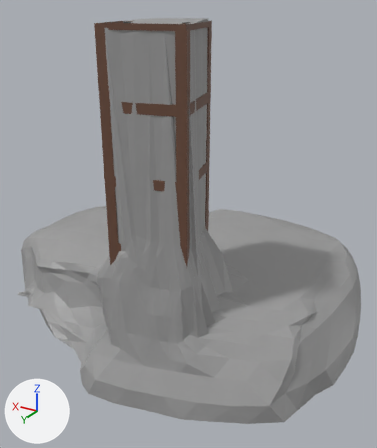
Renders of the Blender file Assets/CatacombsModels.blend from each side of a commit.
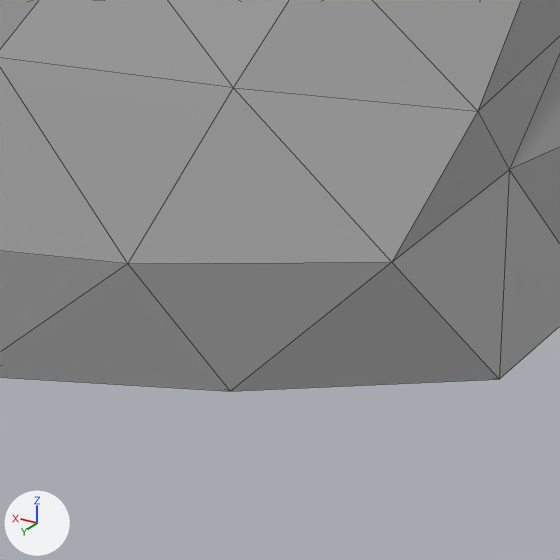
Each version is shown whole from a camera (50 mm lens) standing at (-12.42, 18.36, 14.9) and looking at (-0.42, -1.63, 4.9), then close up on the part from 57% to 78% of the width and 83% to 100% of the height. The axes (+X, +Y, +Z) are drawn at lower left. The lights are the same throughout. The close-ups show mesh edges as thin lines.

The scene before the commit, as lines of its bpy script (objects in view):
```python
me_cube_007 = bpy.data.meshes.new('Cube.007')
me_cube_007.from_pydata(...)  # 18 vertices, 11 faces; spans x -2.08..1.87, y -2.76..2.34, z -0.02..0.15
me_cube_007.materials.append(mat_collider)  # pink #e44be7
me_icosphere = bpy.data.meshes.new('Icosphere')
me_icosphere.from_pydata(...)  # 1700 vertices, 3403 faces; spans x -8.6..10.1, y -8.5..7.0, z -0.3..14.4
me_icosphere.materials.append(mat_cave)  # grey #9d9d9d
ob_cave = bpy.data.objects.new('Cave', me_icosphere)
ob_cave.location = (-0.162, -1.211, -0.052)
ob_element_spawning_plot_1 = bpy.data.objects.new('Element Spawning Plot 1', me_cube_007)
ob_element_spawning_plot_1.location = (-6.011, 1.38, -0.05)
ob_element_spawning_plot_1.hide_set(True)
```
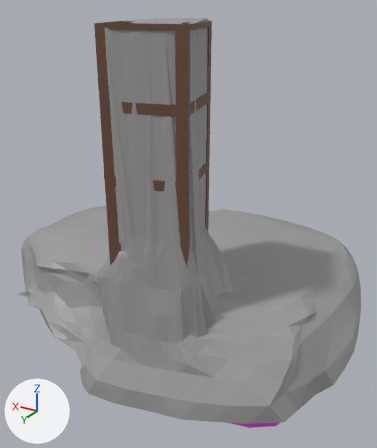
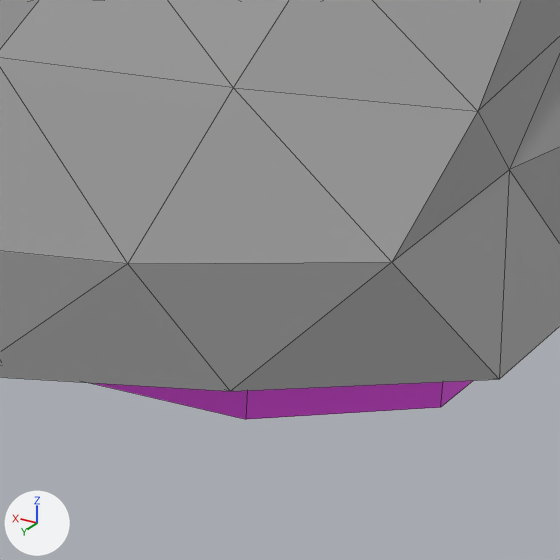
What differs and where, as boxes [x1, y1, x2, y2] in the close-ups (560 x 560 px):
'Element Spawning Plot 1', shown
    after: [92, 381, 472, 419]

Edits to the bpy script that builds the scene:
```text
Change me_cube_007:
    where me_cube_007.from_pydata(...)  # 18 vertices, 11 faces; spans x -2.08..1.87, y -2.76..2.34, z -0.02..0.15
    used by ob_element_spawning_plot_1; location = (-6.011, 1.38, -0.05)
    me_cube_007 part 1: the whole mesh is scaled about its middle by (1, 1, 6.1), then moved by (0.0, 0.0, -0.32)
Change ob_element_spawning_plot_1:
    remove ob_element_spawning_plot_1.hide_set(True)
```
